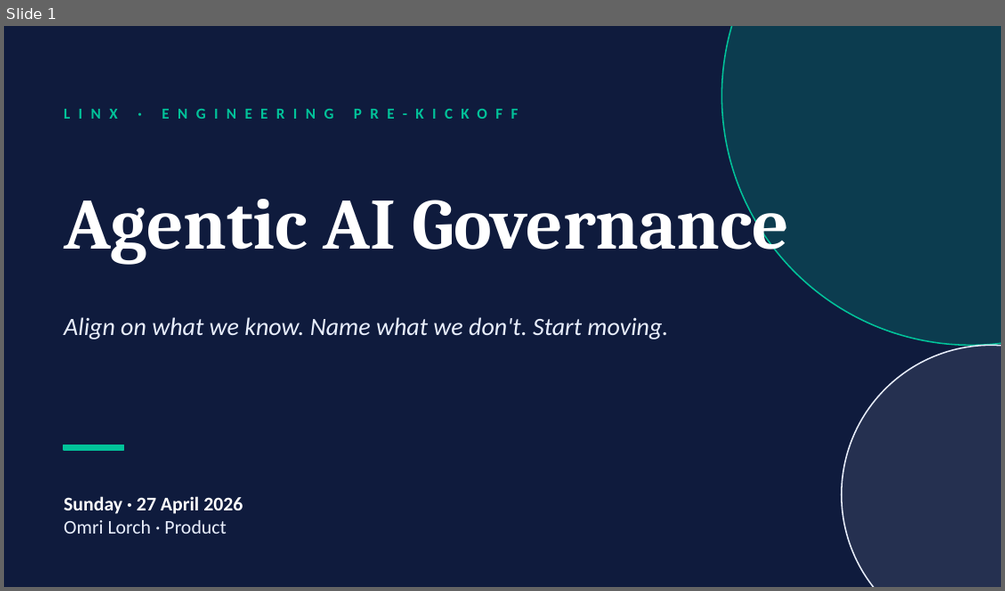
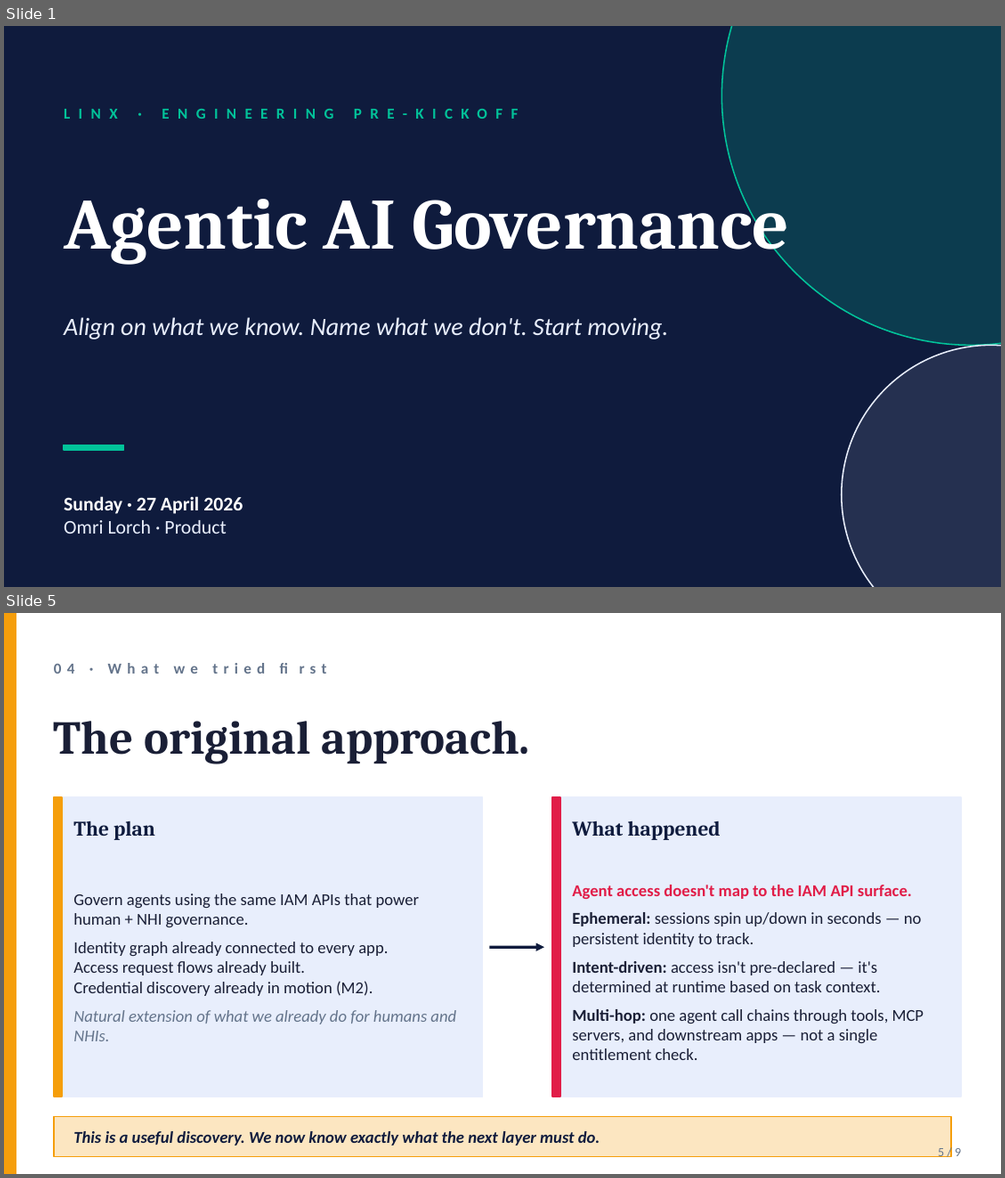
Before and after one commit to Lorch19/ol-linx-agent, a slide deck: artifacts/eng-prekickoff-2026-04-27.pptx. Shown one above the other, each under a label of ours: slide 1 before the commit, slides 1 and 5 after it; the slides between them are not shown. The pictures are 1005x591 and 1005x1178 pixels, drawn with LibreOffice and Linux fonts; fonts in the diff are those of the drawing. Boxes give left, top, right and bottom in pixels: in the first picture for what was removed or moved away, otherwise in the second. Text is boxed around its words. In the diff, an @@ line names an element or a change of style, - is before the commit and + after.

```diff
--- a/artifacts/eng-prekickoff-2026-04-27.pptx
+++ b/artifacts/eng-prekickoff-2026-04-27.pptx
@@ slide 5 added at bbox=[4, 613, 1001, 1174], background #FFFFFF @@
@@ rectangle added at bbox=[4, 613, 16, 1173], fill #F59E0B, outline #F59E0B 1 pt @@
@@ text added at bbox=[54, 653, 851, 682], 11 pt, text #64748B, bold @@
+04 · What we tried first
@@ text added at bbox=[54, 721, 530, 764], 34 pt, text #1A1F36, bold @@
+The original approach.
@@ rectangle added at bbox=[54, 797, 483, 1096], fill #E8EEFC, outline #E8EEFC 1 pt @@
@@ rectangle added at bbox=[54, 797, 62, 1096], fill #F59E0B, outline #F59E0B 1 pt @@
@@ rectangle added at bbox=[552, 797, 961, 1096], fill #E8EEFC, outline #E8EEFC 1 pt @@
@@ rectangle added at bbox=[552, 797, 560, 1096], fill #E11D48, outline #E11D48 1 pt @@
@@ text added at bbox=[73, 821, 155, 840], 15 pt, text #0F1B3D, bold @@
+The plan
@@ text added at bbox=[572, 821, 720, 840], 15 pt, text #0F1B3D, bold @@
+What happened
@@ text added at bbox=[73, 893, 456, 1041], 12 pt, text #1A1F36 @@
+Govern agents using the same IAM APIs that power human + NHI governance.
+Identity graph already connected to every app.
+Access request flows already built.
+Credential discovery already in motion (M2).
+Natural extension of what we already do for humans and NHIs.
@@ text added at bbox=[572, 884, 923, 1060], 12 pt, text #1A1F36 @@
+Agent access doesn't map to the IAM API surface.
+Ephemeral: sessions spin up/down in seconds — no persistent identity to track.
+Intent-driven: access isn't pre-declared — it's determined at runtime based on task context.
+Multi-hop: one agent call chains through tools, MCP servers, and downstream apps — not a single entitlement check.
@@ arrow added from (489, 947) to (544, 947), #0F1B3D 2 pt @@
@@ rectangle added at bbox=[54, 1117, 951, 1156], fill #F59E0B at 25% opacity, outline #F59E0B 1 pt @@
@@ text added at bbox=[73, 1131, 600, 1145], 12 pt, text #0F1B3D, bold, italic @@
+This is a useful discovery. We now know exactly what the next layer must do.
@@ text added at bbox=[938, 1148, 961, 1159], 9 pt, text #64748B @@
+5 / 9
```
Also in this commit, not shown: 6 slides changed, 1 other slide added, 1 slide removed, 1 other file.
